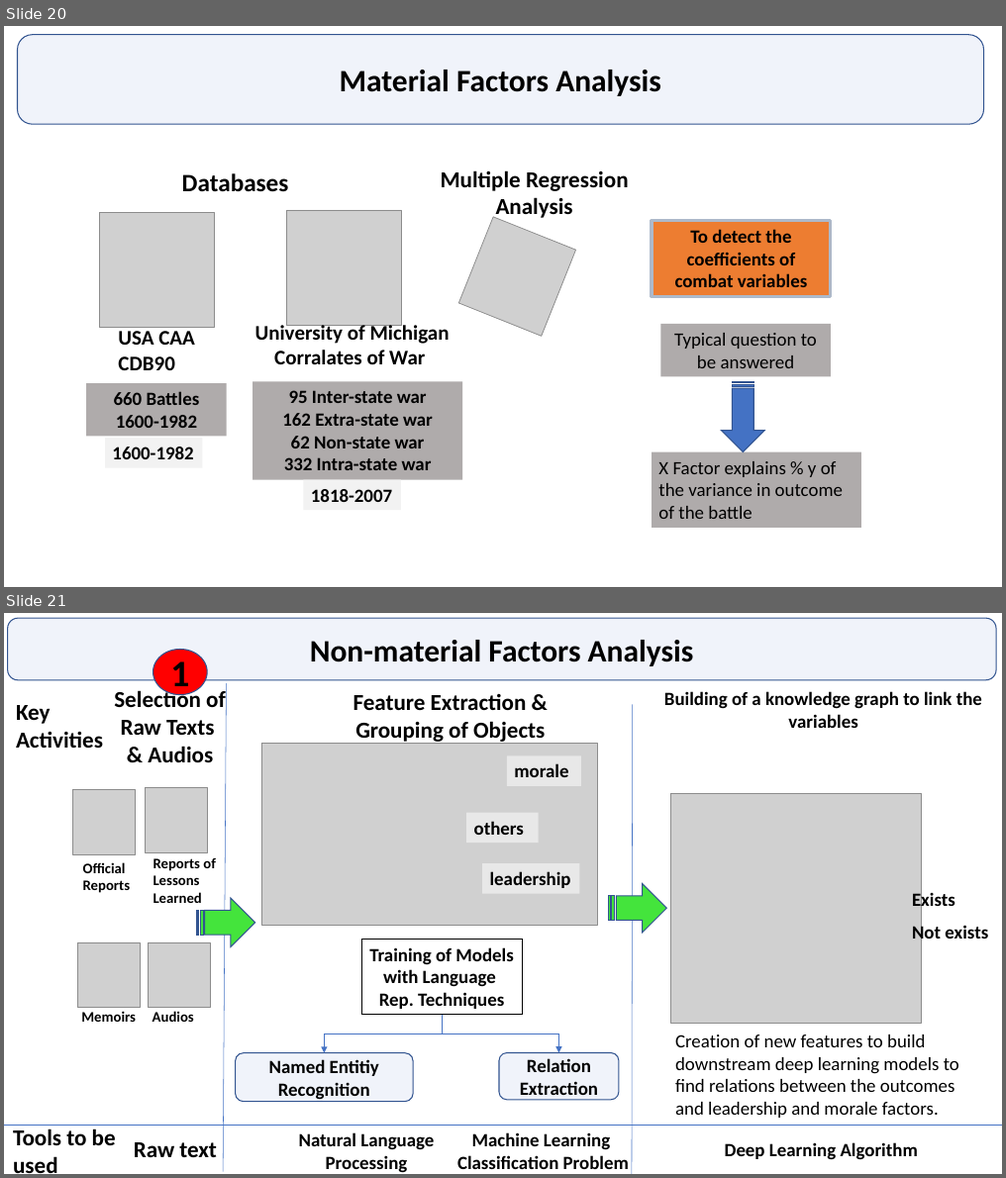
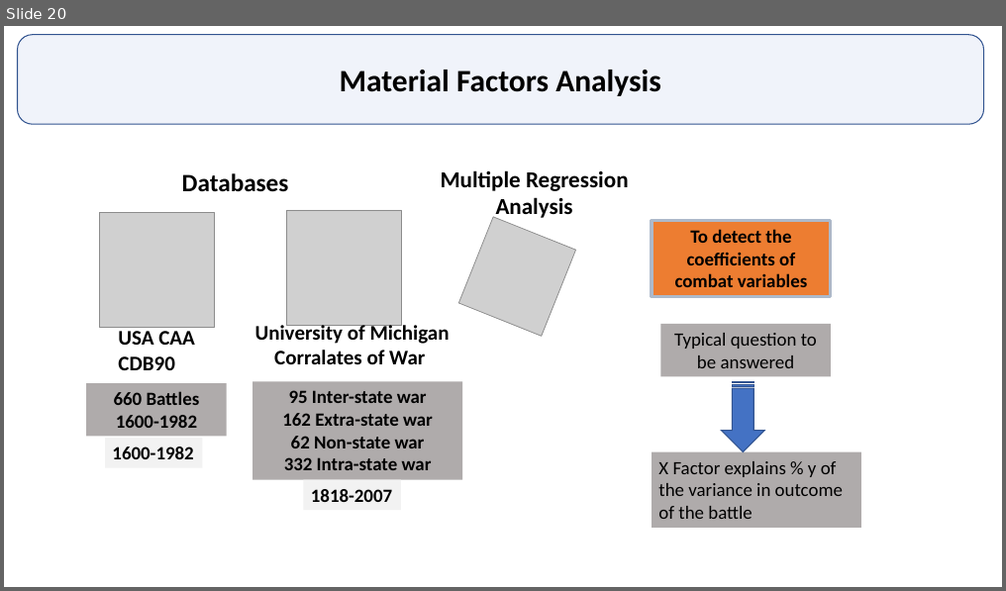
Before and after one commit to GurkanGitHub/PhD, a slide deck: PhD Discussion.pptx. Shown one above the other, each under a label of ours: slides 20 and 21 before the commit, slide 20 after it. The pictures are 1006x1178 and 1006x591 pixels, drawn with LibreOffice and Linux fonts; fonts in the diff are those of the drawing; grey boxes stand for pictures; background and template pictures are left out. Boxes give left, top, right and bottom in pixels: in the first picture for what was removed or moved away, otherwise in the second. Text is boxed around its words. In the diff, an @@ line names an element or a change of style, - is before the commit and + after.

```diff
--- a/PhD Discussion.pptx
+++ b/PhD Discussion.pptx
@@ slide 21 removed at [4,613,1002,1174], background #FFFFFF @@
@@ rounded rectangle removed at [8,618,997,680] @@
-Non-material Factors Analysis
@@ ellipse removed at [152,649,207,694] @@
-1
@@ text removed at [114,688,226,762] @@
-Selection of
-Raw Texts
-& Audios
@@ line removed from (227, 683) to (224, 1172) @@
@@ text removed at [353,694,545,744] @@
-Feature Extraction &
-Grouping of Objects
@@ text removed at [664,691,982,728] @@
-Building of a knowledge graph to link the variables
@@ text removed at [16,705,103,748] @@
-Key
-Activities
@@ line removed from (633, 704) to (632, 1174) @@
@@ picture removed at [73,789,136,855] @@
@@ picture removed at [145,787,208,853] @@
@@ group removed at [261,744,597,926]: 3 rectangles, 1 picture @@
-leadership
-morale
-others
@@ picture removed at [671,793,922,1023] @@
@@ text removed at [83,862,130,893] @@
-Official
-Reports
@@ text removed at [153,859,216,903] @@
-Reports of
-Lessons
-Learned
@@ striped right arrow removed at [197,898,255,947] @@
@@ striped right arrow removed at [609,884,667,933] @@
@@ text removed at [912,924,988,945] @@
-Exists
-Not exists
@@ picture removed at [77,943,141,1008] @@
@@ picture removed at [149,943,211,1008] @@
@@ text removed at [81,1011,136,1022] @@
-Memoirs
@@ text removed at [152,1011,194,1022] @@
-Audios
@@ group removed at [236,940,619,1102]: 2 rounded rectangles, 2 elbow arrows, 1 rectangle @@
-Named Entitiy Recognition
-Relation Extraction
-Training of Models
-with Language
-Rep. Techniques
@@ text removed at [675,1035,959,1118] @@
-Creation of new features to build downstream deep learning models to find relations between the outcomes and leadership and morale factors.
@@ line removed from (4, 1125) to (1002, 1125) @@
@@ text removed at [13,1129,116,1173] @@
-Tools to be
-used
@@ text removed at [134,1143,217,1157] @@
-Raw text
@@ text removed at [299,1133,434,1173] @@
-Natural Language
-Processing
@@ text removed at [457,1133,629,1169] @@
-Machine Learning
-Classification Problem
@@ text removed at [725,1143,918,1160] @@
-Deep Learning Algorithm
```
Also in this commit, not shown: 3 slides changed, 3 slides added, 1 other slide removed, 2 other files.
